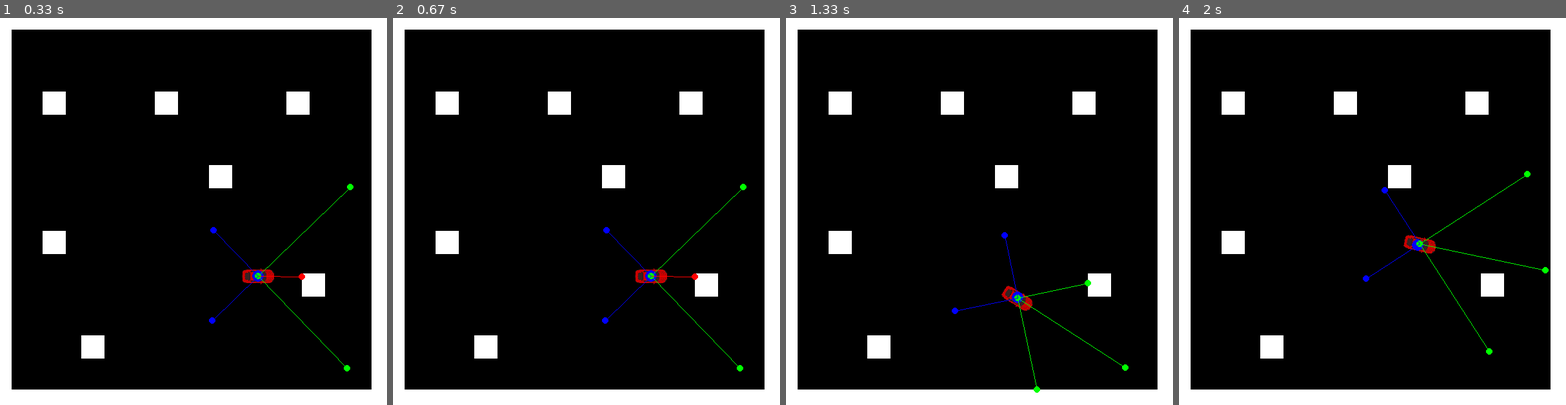
Above: before the commit, frames 1-4 (left to right).
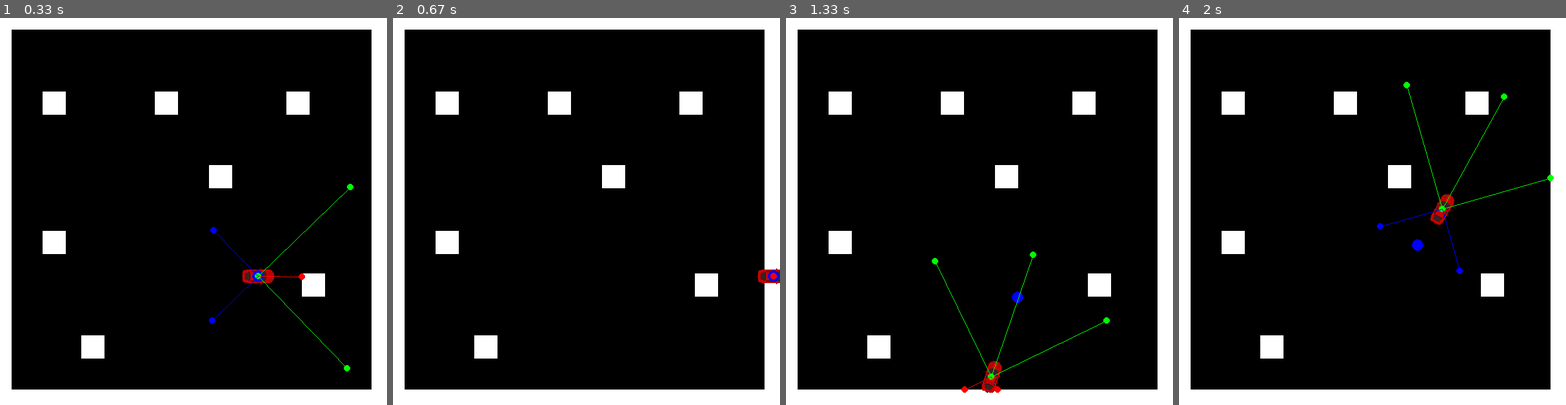
Above: after the commit, the same moments.

Repository: omar251/Pygame-Autonomous-Car
Game: pygame game, started from car_fallow_point.py
The game is run twice, just before and just after one commit, with the same random seed, the same clock (stepped at 60 frames per second) and the same inputs.
Inputs (mouse positions are in pixels of both pictures, inside the frame that each line leads up to):
- Up to frame 1 (0.33 s): no input
- Up to frame 2 (0.67 s): hold Up from 0.33 s (still down)
- Up to frame 3 (1.33 s): release Up at 0.8 s; press the mouse at (886, 215) at 0.87 s; move the mouse to (952, 257) at 0.97 s; release the mouse at (1018, 296) at 1.1 s; hold Down from 1.17 s (still down); move the mouse to (859, 153) at 1.2 s
- Up to frame 4 (2 s): release Down at 1.47 s; press the mouse at (1279, 215) at 1.53 s; move the mouse to (1349, 230) at 1.63 s; release the mouse at (1418, 246) at 1.77 s; hold Up from 1.83 s (still down)

Frame 1 is identical in both runs. In frame 2, 0.7% of the frame differs, in the area x 54-100%, y 42-92%; in frame 3, 1.0%; in frame 4, 1.1%, in the area x 47-97%, y 16-87%.

Commit message:
added manual control

Diff:
--- a/car_fallow_point.py
+++ b/car_fallow_point.py
@@ -35,6 +35,63 @@
         self.calculate_rotation = True
         self.calculate_direction_and_distance = True
         self.radar_length = self.max_radar = 100
+
+    def Right(self,speed = 1):
+        self.angle_of_rotation = -speed
+        self.calculate_rotation_speed()
+        print(self.rotation_speed)
+        self.current_angle = (self.current_angle + self.rotation_speed) % 360
+        self.rotate_surface = self.rot_center(self.surface,self.current_angle)
+
+    def Left(self,speed = 1):
+        self.angle_of_rotation = speed
+        self.calculate_rotation_speed()
+        print(self.rotation_speed)
+        self.current_angle = (self.current_angle + self.rotation_speed) % 360
+        self.rotate_surface = self.rot_center(self.surface,self.current_angle)
+
+    def Forword(self,speed = 1):
+        x,y = self.rect.center
+        self.x += int(math.cos(math.radians(360 - self.current_angle)) * speed)
+        self.y += int(math.sin(math.radians(360 - self.current_angle)) * speed)
+        self.rect.center = self.source = self.x,self.y
+
+    def Backword(self,speed = 1):
+        x,y = self.rect.center
+        self.x -= int(math.cos(math.radians(360 - self.current_angle)) * speed)
+        self.y -= int(math.sin(math.radians(360 - self.current_angle)) * speed)
+        self.rect.center = self.source = self.x,self.y
+
+    def move(self):
+        keys = pygame.key.get_pressed()
+        border = False
+
+        if self.x < 20 or self.x > W - 20 or self.y > H - 20 or self.y < 20: border = True
+
+        if self.x < 20: self.x = 20
+        elif self.x > W - 20: self.x = W - 20
+
+        if self.y < 20: self.y= 20
+        elif self.y > H - 20: self.y = H - 20
+
+        if not border:
+            if keys[pygame.K_UP]:
+                self.Forword(10)
+                if keys[pygame.K_RIGHT]:
+                    self.Right(45)
+                if keys[pygame.K_LEFT]:
+                    self.Left(45)
+                self.angle_of_rotation = self.distance = 0
+
+            if keys[pygame.K_DOWN]:
+                self.Backword(10)
+                if keys[pygame.K_RIGHT]:
+                    self.Left(45)
+                if keys[pygame.K_LEFT]:
+                    self.Right(45)
+                self.angle_of_rotation = self.distance = 0
+
+
     def rot_center(self,image, angle):
         orig_rect = image.get_rect()
         rot_image = pygame.transform.rotate(image, angle)
@@ -67,10 +124,10 @@
                 self.check_radars(degree,100,-1)
         else:
             self.back_radars.clear()
-    def turn_radar_off(self,radar_type):
-            if radar_type == 1:
+    def turn_radar_off(self,front = 1,back = 1):
+            if front == 1:
                 self.front_radars.clear()
-            elif radar_type == -1:
+            if back == 1:
                 self.back_radars.clear()
     def check_radars(self,degree = 0, radar_length = 100,radar_type=0):
         self.max_radar = radar_length
@@ -198,7 +255,7 @@
             self.y += int(round(self.dy * self.calculated_speed))
             self.rect.center = self.source = (self.x,self.y)
             print("distance of :       ",self.distance,"with speed = ",-self.calculated_speed)
-            print("current angle =     ",self.current_angle,"current position = ",self.source,"destination = ",self.destination)
+            print("current position =  ",self.source,"destination = ",self.destination)
     def brake_car(self):
         print("braking car")
         self.destination = self.rect.center
@@ -259,6 +316,7 @@
         point = pygame.mouse.get_pos()
         prepare_car(car,point)
     car.set_destination(point)
+    car.move()
     car.draw_Car()
     car.update_map(map)
     pygame.display.update()
